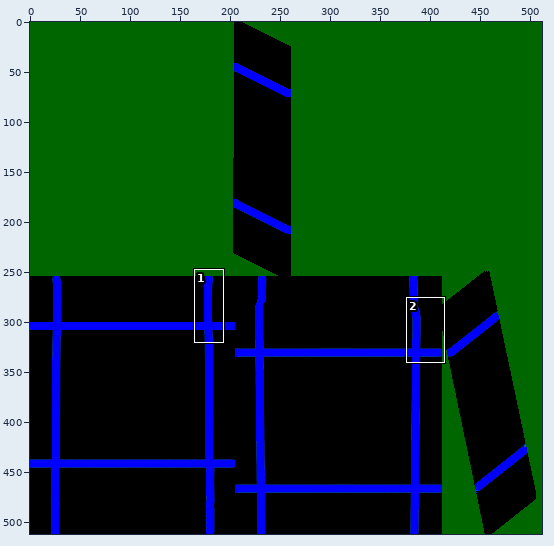
File history of a sprite sheet, assets/models/half_diagonal_template/reinforced_glass/high_metal_rough.png. The picture above shows the old version from afar; the outline marks the close-up.
Close-up. Old version:
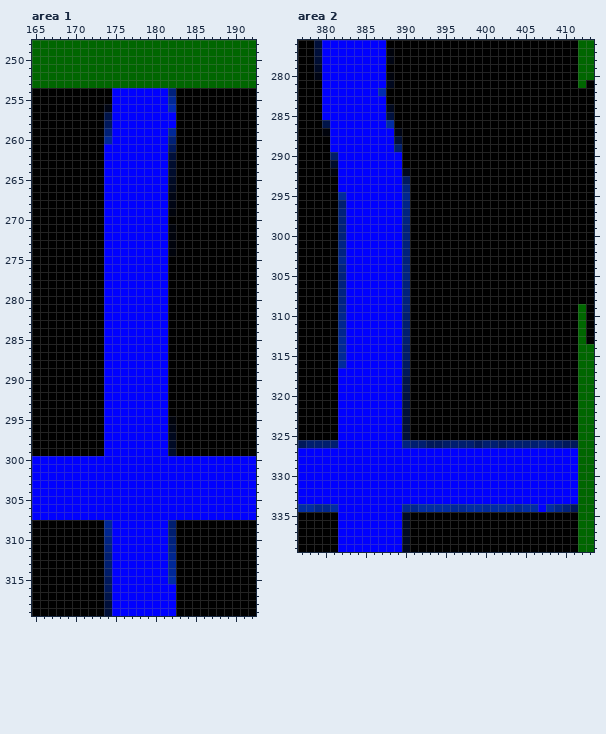
The file is 512x512 pixels. Colours within 5 levels of each other are drawn and written as one. Shown: area 1: x 165..192, y 248..319; area 2: x 377..413, y 276..339. The commit also changed other parts of the picture, which this record leaves out.
The same view after the edit:
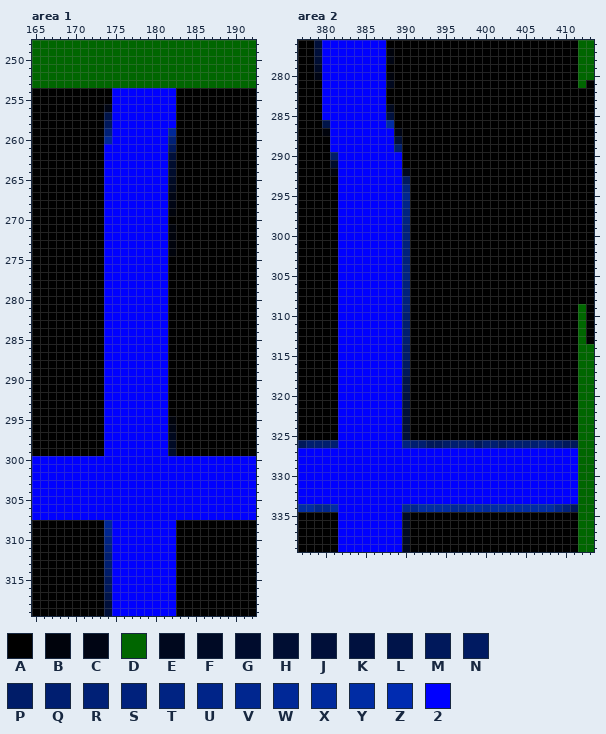
Palette (. is transparent): A #000000  B #00030c  C #000514  D #006600  E #00081e  F #000a25  G #000c2d  H #000e33  J #000f39  K #00113f  L #00144a  M #00185b  N #001a61  P #001c68  Q #001e70  R #002076  S #00217c  T #002382  U #002488  V #00268f  W #002897  X #002a9d  Y #002ca4  Z #002bb1  2 #0000ff
Changes in this commit:
--- area 1
@@ x 180..184 @@
 253 DDDDD
-254 22SAA
-255 22WAA
-256 22ZAA
+254 222AA
+255 222AA
+256 222AA
 257 222AA
@@ x 180..184 @@
 307 22222
-308 22QAA
-309 22QAA
-310 22SAA
-311 22TAA
-312 22VAA
-313 22WAA
-314 22WAA
-315 22YAA
+308 222AA
+309 222AA
+310 222AA
+311 222AA
+312 222AA
+313 222AA
+314 222AA
+315 222AA
 316 222AA
--- area 2
@@ x 385..389 @@
 281 222EA
-282 22ZAA
+282 222AA
 283 222AA
@@ x 380..384 @@
 294 AA222
-295 AAX22
-296 AAQ22
-297 AAS22
-298 AAS22
-299 AAS22
-300 AAS22
-301 AAT22
-302 AAT22
-303 AAV22
-304 AAT22
-305 AAS22
-306 AAS22
-307 AAT22
-308 AAT22
-309 AAU22
-310 AAV22
-311 AAV22
-312 AAV22
-313 AAW22
-314 AAW22
-315 AAW22
-316 AAX22
+295 AA222
+296 AA222
+297 AA222
+298 AA222
+299 AA222
+300 AA222
+301 AA222
+302 AA222
+303 AA222
+304 AA222
+305 AA222
+306 AA222
+307 AA222
+308 AA222
+309 AA222
+310 AA222
+311 AA222
+312 AA222
+313 AA222
+314 AA222
+315 AA222
+316 AA222
 317 AA222
@@ x 402..409 @@
 333 22222222
-334 YYWYY2YV
+334 YYYYYYYV
 335 AAAAAAAA
